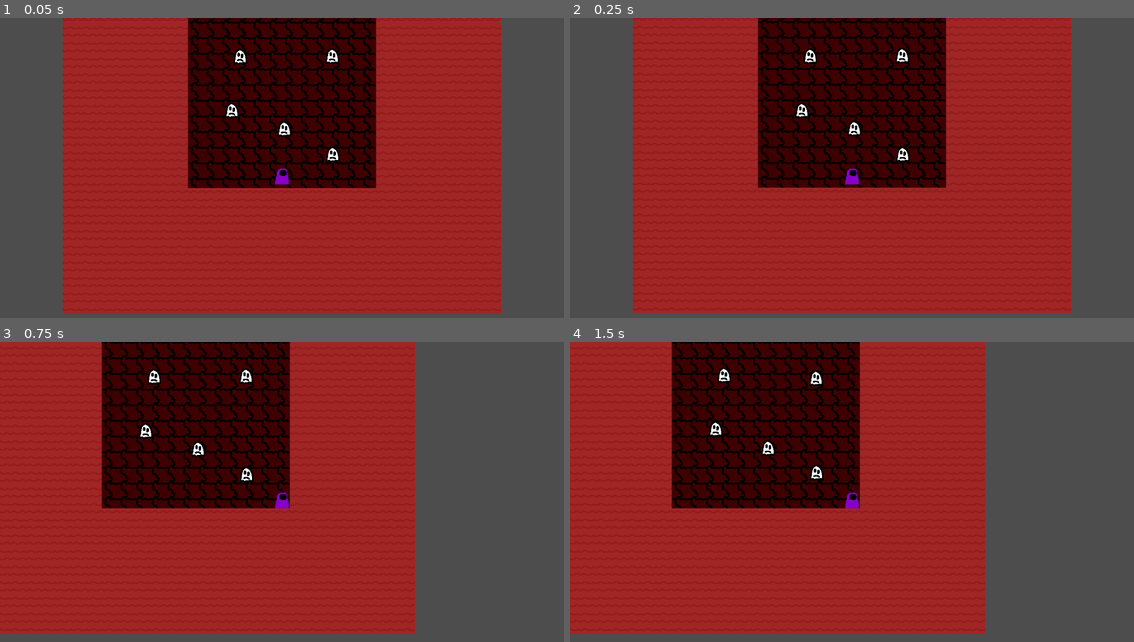
Above: before the commit, frames 1-4 (two rows, left to right).
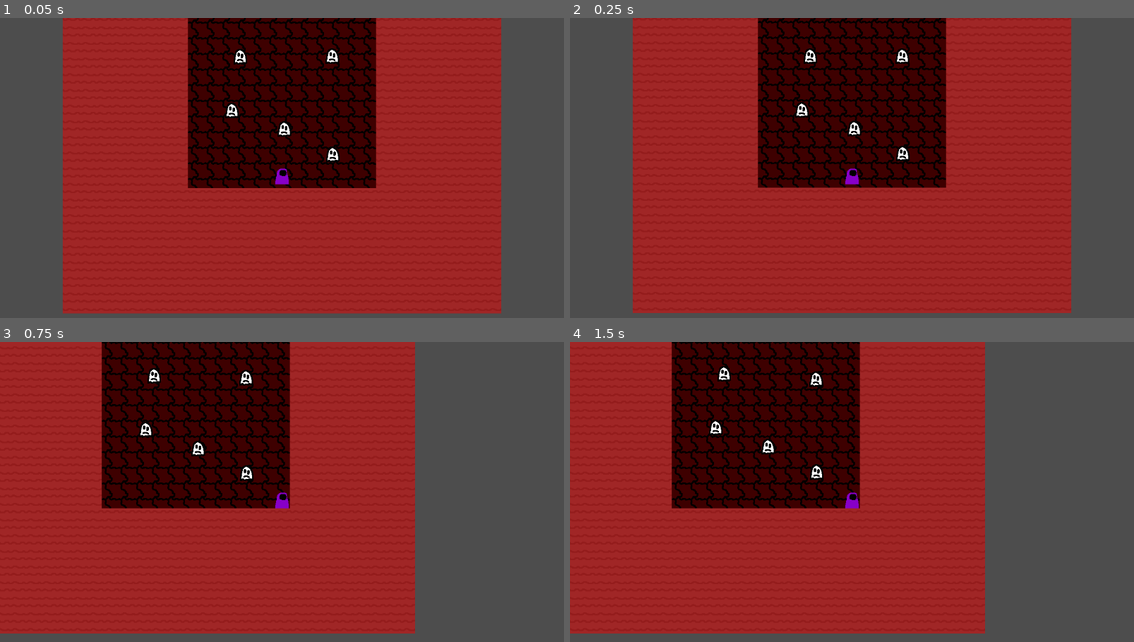
Above: after the commit, the same moments.

Repository: PeachPie413/rgdc-gamejam-2024
Game: Godot game, scene res://scenes/main.tscn
Same seed, same stepped clock (60 frames per second), same inputs: the game is played once before the commit and once after it.
Inputs (mouse positions are in pixels of both pictures, inside the frame that each line leads up to):
- Up to frame 1 (0.05 s): no input
- Up to frame 2 (0.25 s): no input
- Up to frame 3 (0.75 s): move the mouse to (406, 486) at 0.52 s; press the mouse at (406, 486) at 0.53 s; hold D (move_right) from 0.53 s (still down)
- Up to frame 4 (1.5 s): keep holding D (move_right); tap Space (jump) at 0.77 s; move the mouse to (739, 516) at 1.27 s; release the mouse at (739, 516) at 1.28 s; click (739, 516) at 1.35 s

Frame 1 is identical in both runs. In frame 2, 0.1% of the frame differs, in the area x 39-61%, y 9-48%; in frame 3, 0.3%; in frame 4, 0.3%, in the area x 24-45%, y 8-47%.

Commit message:
Soul float fix

Diff:
--- a/scripts/soul.gd
+++ b/scripts/soul.gd
@@ -16,7 +16,7 @@
 
 # Called every frame. 'delta' is the elapsed time since the previous frame.
 func _process(delta: float) -> void:
-	var time = Time.get_ticks_msec() / 1000; # Time in seconds
+	var time = Time.get_ticks_msec() / 1000.0; # Time in seconds
 
 	get_node("Sprite").offset.y = sin(time + offset) * floatieMult
 
